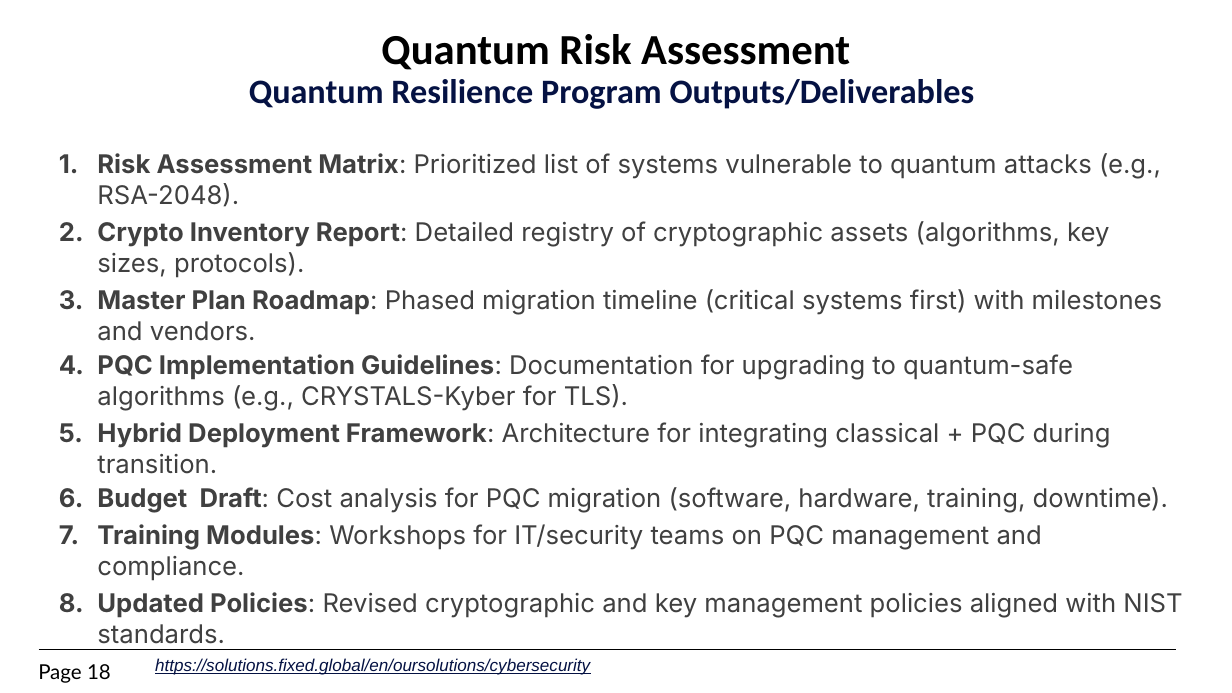
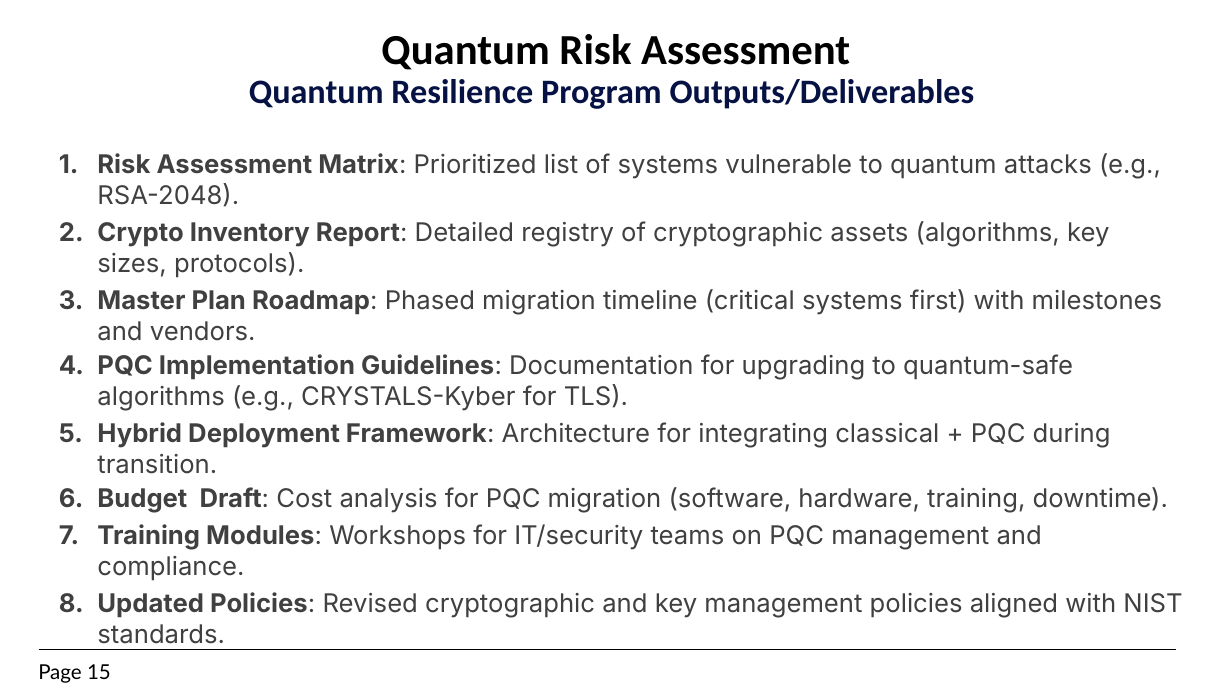
Before and after one commit to kibrahim757/EGQCC, a slide deck: slide 15 of Presentations/5.Quantum Risk Assesment.pptx (slide 18 before the commit). Drawn at 1232x693 pixels with LibreOffice and Linux fonts; fonts in the diff are those of the drawing; background and template pictures are left out. Boxes give left, top, right and bottom in pixels: in the first picture for what was removed or moved away, otherwise in the second. Text is boxed around its words. In the diff, an @@ line names an element or a change of style, - is before the commit and + after.

```diff
--- a/Presentations/5.Quantum Risk Assesment.pptx
+++ b/Presentations/5.Quantum Risk Assesment.pptx
@@ text removed at (155, 658, 590, 675) @@
-https://solutions.fixed.global/en/oursolutions/cybersecurity
@@ page number at (38, 664, 111, 683): text changed @@
-Page 18
+Page 15
```
Also in this commit, not shown: 1 other slide changed, 1 slide added, 4 slides removed.
